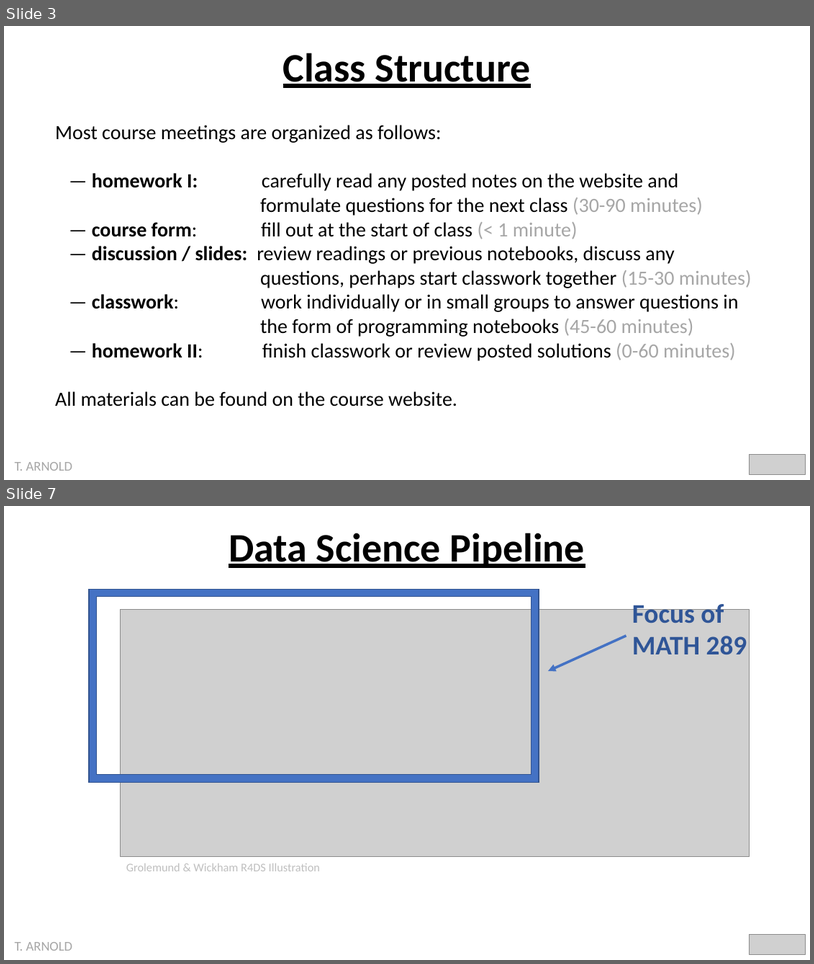
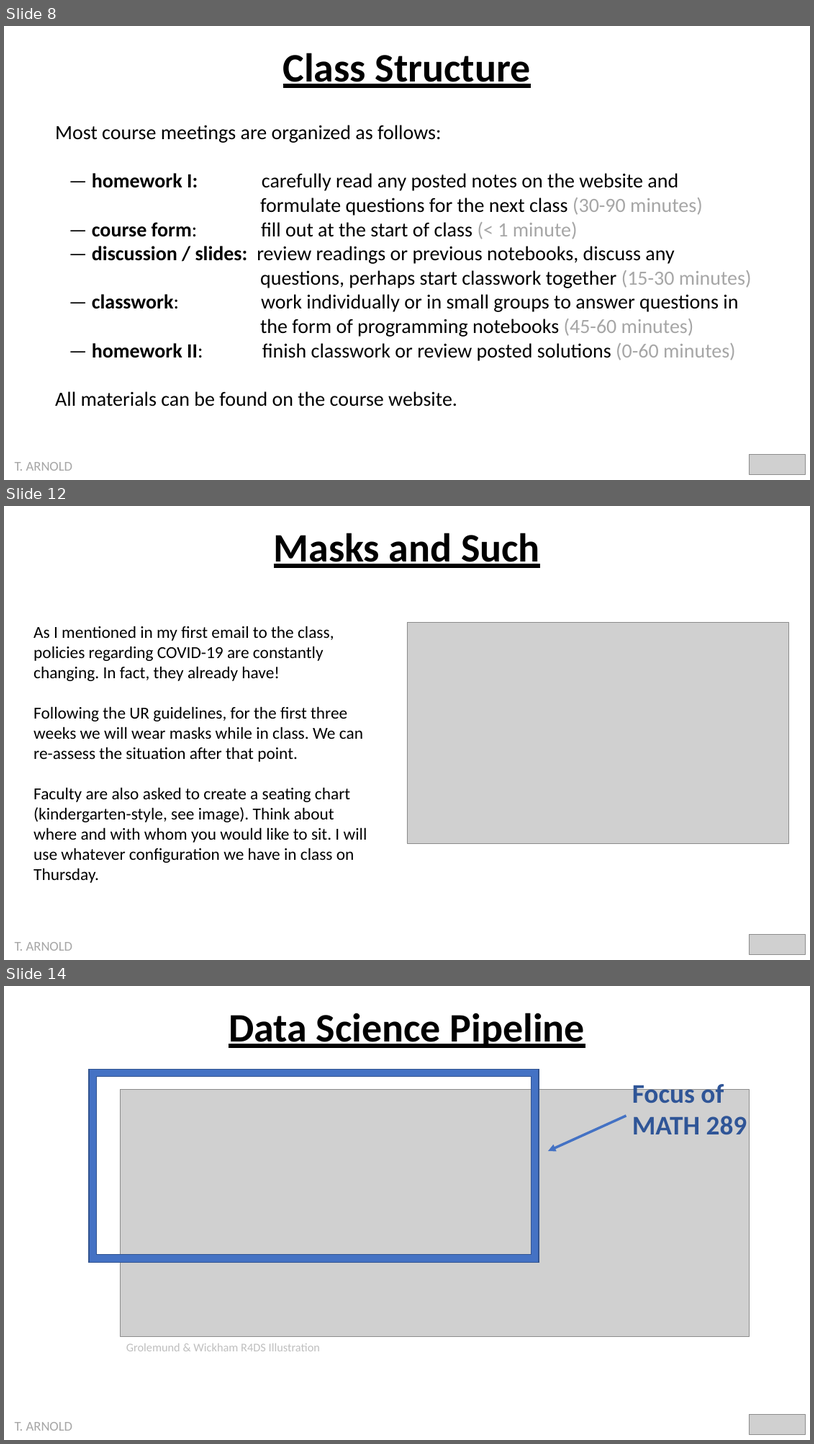
Before and after one commit to statsmaths/dsst289-f21, a slide deck: pslides/introduction.pptx. Shown one above the other, each under a label of ours: slides 3 and 7 before the commit, slides 8, 12 and 14 after it; the slides between them are not shown. The pictures are 814x964 and 814x1444 pixels, drawn with LibreOffice and Linux fonts; fonts in the diff are those of the drawing; grey boxes stand for pictures. Boxes give left, top, right and bottom in pixels: in the first picture for what was removed or moved away, otherwise in the second. Text is boxed around its words. In the diff, an @@ line names an element or a change of style, - is before the commit and + after.

```diff
--- a/pslides/introduction.pptx
+++ b/pslides/introduction.pptx
@@ slide 12 added at (4,506,810,960), background #FFFFFF @@
@@ text added at (274,533,540,568), 48 pt, text #000000, bold, underline @@
+Masks and Such
@@ text added at (34,626,368,883), 20 pt, text #000000 @@
+As I mentioned in my first email to the class, policies regarding COVID-19 are constantly changing. In fact, they already have!
+Following the UR guidelines, for the first three weeks we will wear masks while in class. We can re-assess the situation after that point.
+Faculty are also asked to create a seating chart (kindergarten-style, see image). Think about where and with whom you would like to sit. I will use whatever configuration we have in class on Thursday.
@@ picture added at (407,623,790,843) @@
@@ picture added at (749,934,806,955) @@
@@ text added at (15,942,73,950), 16 pt, text #A6A6A6 @@
+T. ARNOLD
@@ what was slide 3 is now slide 8 @@
@@ what was slide 7 is now slide 14 @@
```
Also in this commit, not shown: 4 slides changed, 5 other slides added, 12 other files.
